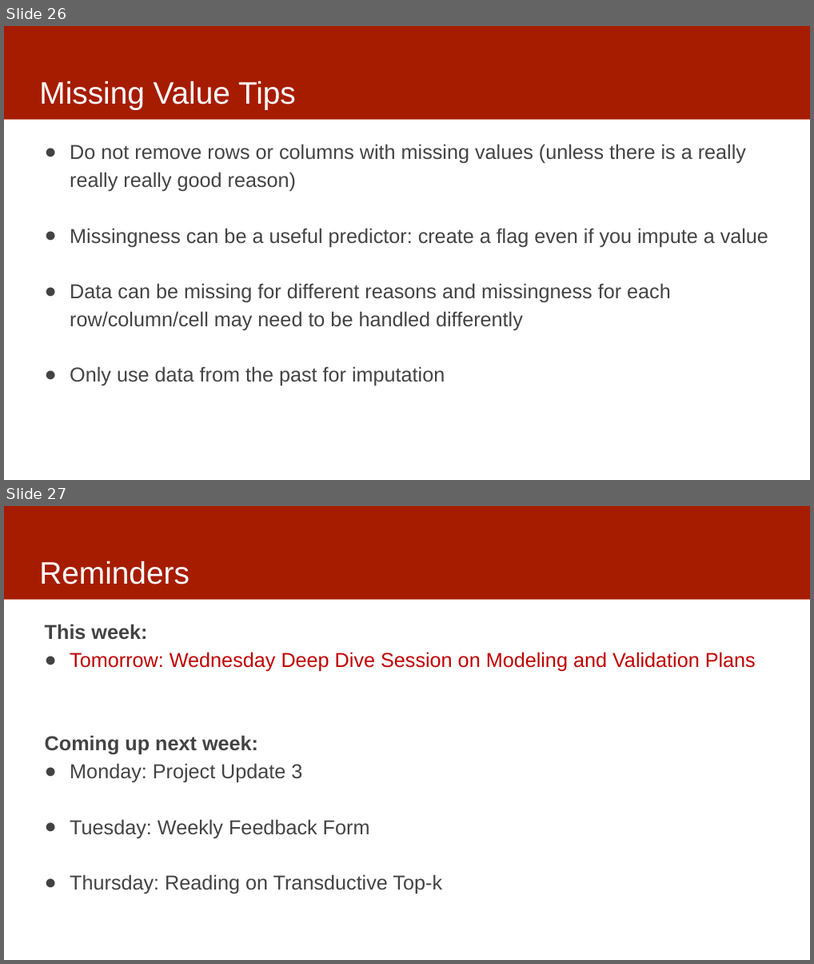
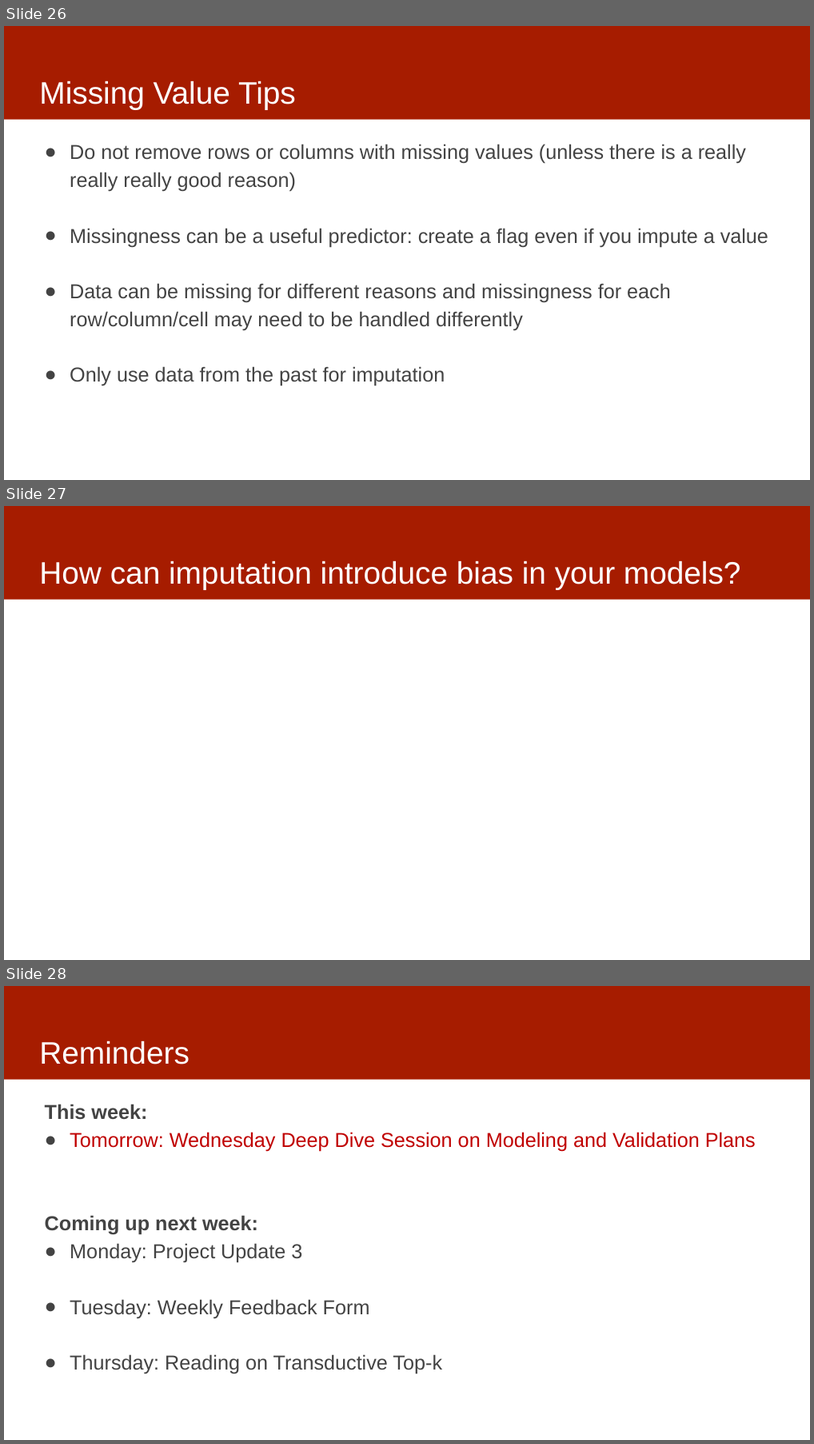
Before and after one commit to dssg/MLinPractice, a slide deck: Lectures/Lecture7-Features.pptx. Shown one above the other, each under a label of ours: slides 26 and 27 before the commit, slides 26, 27 and 28 after it. The pictures are 814x964 and 814x1444 pixels, drawn with LibreOffice and Linux fonts; fonts in the diff are those of the drawing. Boxes give left, top, right and bottom in pixels: in the first picture for what was removed or moved away, otherwise in the second. Text is boxed around its words. In the diff, an @@ line names an element or a change of style, - is before the commit and + after.

```diff
--- a/Lectures/Lecture7-Features.pptx
+++ b/Lectures/Lecture7-Features.pptx
@@ slide 27 added at (x1=4, y1=506, x2=810, y2=960), background #FFFFFF; not listed: 1 template element that a slide beside it also shows @@
@@ title added at (x1=39, y1=561, x2=742, y2=590), 37 pt, text #FFFFFF @@
+How can imputation introduce bias in your models?
@@ what was slide 27 is now slide 28 @@
```
Also in this commit, not shown: 3 slides changed.
